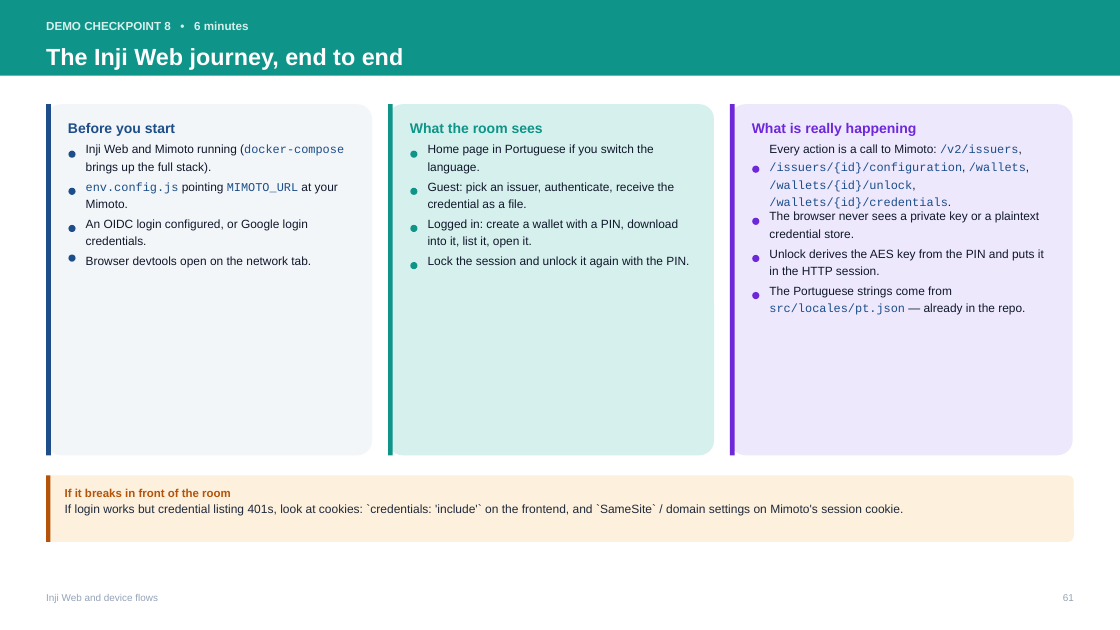
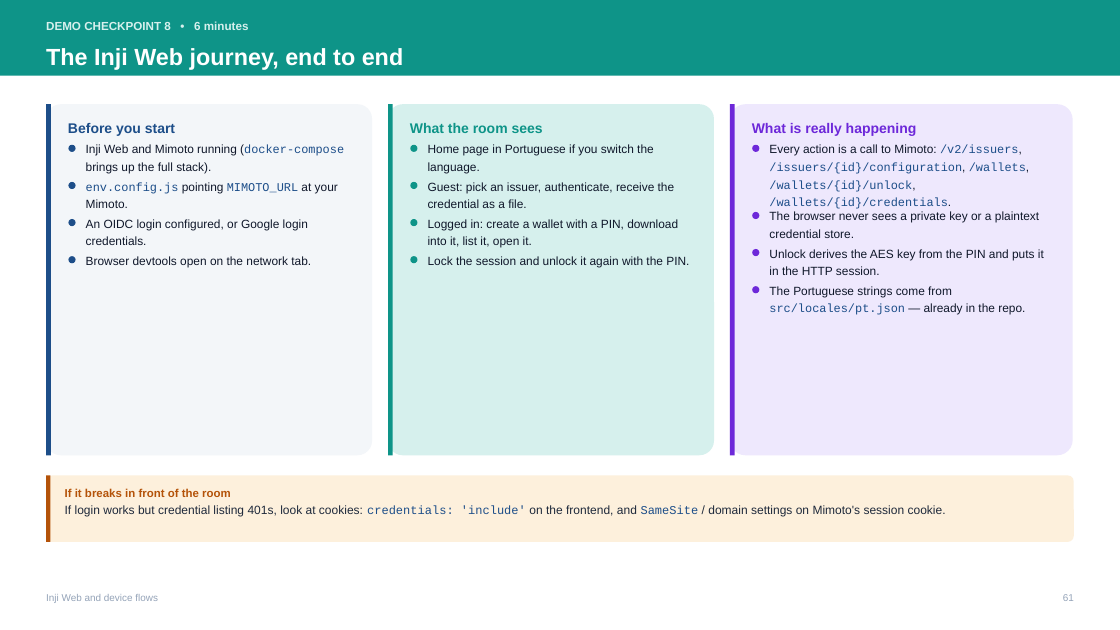
Before and after one commit to abhip2565/abhip2565, a slide deck: slide 61 of inji-training-deck/Inji-Wallet-and-Inji-Web-Technical-Enablement-Brazil.pptx. Drawn at 1120x630 pixels with LibreOffice and Linux fonts; fonts in the diff are those of the drawing. Boxes give left, top, right and bottom in pixels: in the first picture for what was removed or moved away, otherwise in the second. Text is boxed around its words. In the diff, an @@ line names an element or a change of style, - is before the commit and + after.

```diff
--- a/inji-training-deck/Inji-Wallet-and-Inji-Web-Technical-Enablement-Brazil.pptx
+++ b/inji-training-deck/Inji-Wallet-and-Inji-Web-Technical-Enablement-Brazil.pptx
@@ ellipse: place and size @@
-ellipse at bbox=[753, 166, 760, 173]
+ellipse at bbox=[753, 145, 760, 152]
@@ 10 ellipses: place and size @@
-10 ellipses at bbox=[68, 150, 760, 300]
+10 ellipses at bbox=[68, 145, 760, 294]
@@ text at bbox=[65, 505, 946, 517]: text changed @@
-If login works but credential listing 401s, look at cookies: `credentials: 'include'` on the frontend, and `SameSite` / domain settings on Mimoto's session cookie.
+If login works but credential listing 401s, look at cookies: credentials: 'include' on the frontend, and SameSite / domain settings on Mimoto's session cookie.
```
Also in this commit, not shown: 34 other slides changed, 7 other files.
